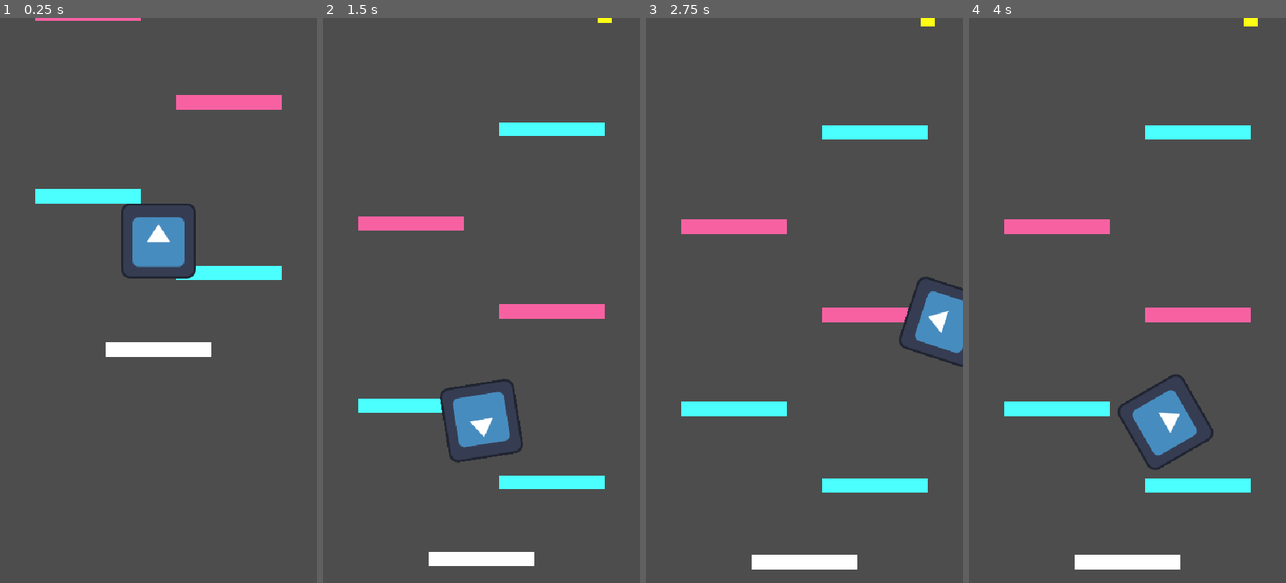
Above: before the commit, frames 1-4 (left to right).
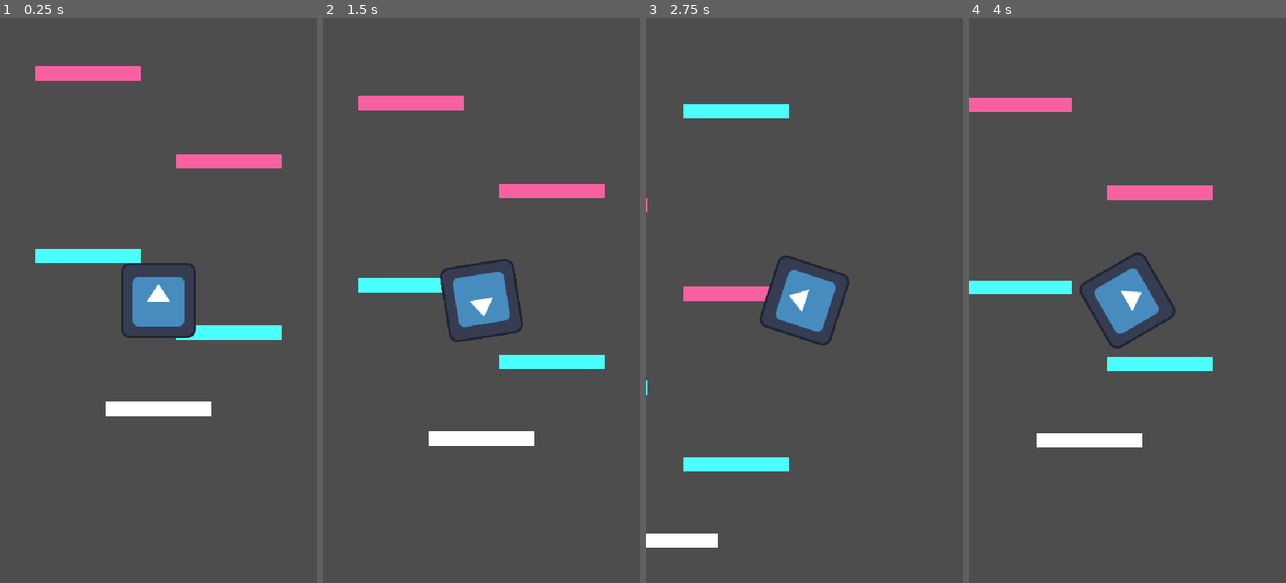
Above: after the commit, the same moments.

Repository: s-ayitha/Pogo-Jump
Game: Godot game, scene res://Main.tscn
The game is run twice, just before and just after one commit, with the same random seed, the same clock (stepped at 60 frames per second) and the same inputs. The engine's default icon, where the game draws it, is replaced by a stand-in: a white triangle on a blue panel in a dark square.
Inputs:
- Up to frame 1 (0.25 s): no input
- Up to frame 2 (1.5 s): hold Right (rotate_right) from 0.53 s (still down)
- Up to frame 3 (2.75 s): release Right (rotate_right) at 2.03 s; hold Left (rotate_left) from 2.03 s (still down)
- Up to frame 4 (4 s): release Left (rotate_left) at 2.78 s; hold Right (rotate_right) from 2.78 s (still down)

The runs differ from the first frame. In frame 1, 11% of the frame differs, in the area x 11-89%, y 0-71%; in frame 2, 12%; in frame 3, 11%; in frame 4, 13%, in the area x 0-92%, y 0-98%.

Commit message:
Center camera on player

Diff:
--- a/game_camera.gd
+++ b/game_camera.gd
@@ -1,19 +1,6 @@
 extends Camera2D
 
-@export var follow_speed: float = 4.0
-@onready var player: Node2D = get_parent().get_node("Player")
+@onready var player: Node2D = $"../Player"
 
-var highest_y: float
-
-func _ready() -> void:
-	highest_y = global_position.y
-
-func _process(delta: float) -> void:
-	if player.global_position.y < highest_y:
-		highest_y = player.global_position.y
-
-	global_position.y = lerp(
-		global_position.y,
-		highest_y,
-		1.0 - exp(-follow_speed * delta)
-	)
+func _process(_delta: float) -> void:
+	global_position = player.global_position
